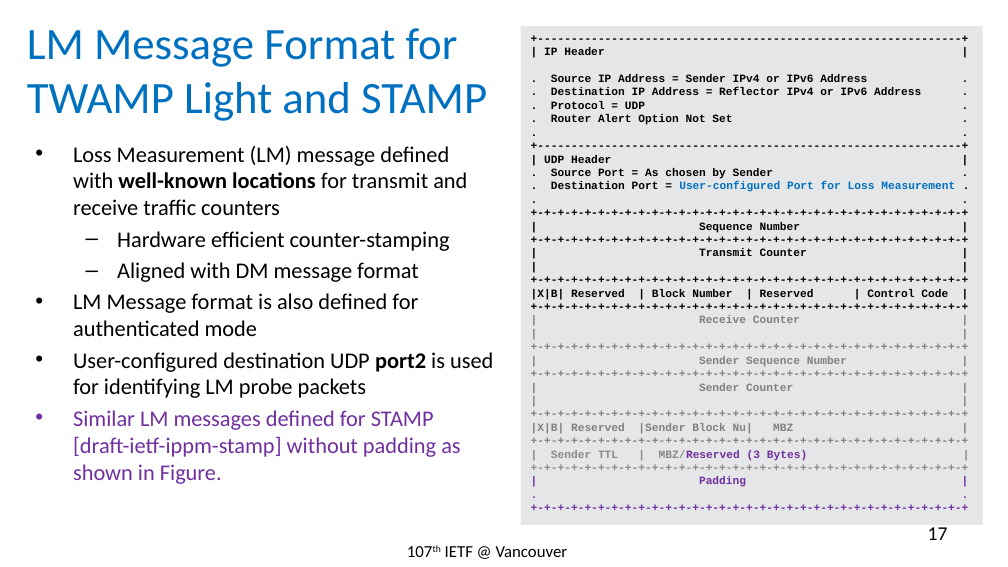
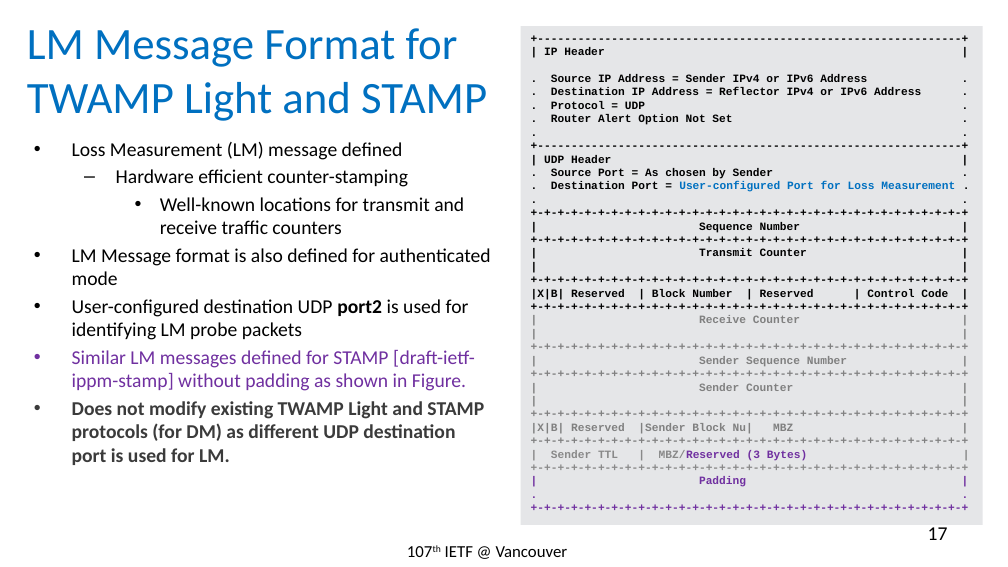
Before and after one commit to rakgandhi/ietf-slides, a slide deck: slide 17 of draft-gandhi-spring-twamp-srpm-07.pptx. Drawn at 1008x567 pixels with LibreOffice and Linux fonts; fonts in the diff are those of the drawing. Boxes give left, top, right and bottom in pixels: in the first picture for what was removed or moved away, otherwise in the second. Text is boxed around its words. In the diff, an @@ line names an element or a change of style, - is before the commit and + after.

```diff
--- a/draft-gandhi-spring-twamp-srpm-07.pptx
+++ b/draft-gandhi-spring-twamp-srpm-07.pptx
@@ text at [72, 142, 403, 160]: text changed; size 16 to 14 pt @@
-• Loss Measurement (LM) message defined with well-known locations for transmit and receive traffic counters
+• Loss Measurement (LM) message defined
@@ text at [72, 169, 491, 391]: size 16 to 14 pt in "Hardware efficient counter-stamping", "LM Message format is also defined for ...", "User-configured destination UDP port2 is used for ...", "Similar LM messages defined for STAMP [draft-ietf-ippm-stamp ..." @@
@@ text at [160, 197, 464, 234]: text changed; size 16 to 14 pt @@
-  – Aligned with DM message format
+    • Well-known locations for transmit and receive traffic counters
@@ text at [72, 401, 484, 465]: paragraph added @@
+• Does not modify existing TWAMP Light and STAMP protocols (for DM) as different UDP destination port is used for LM.
```
